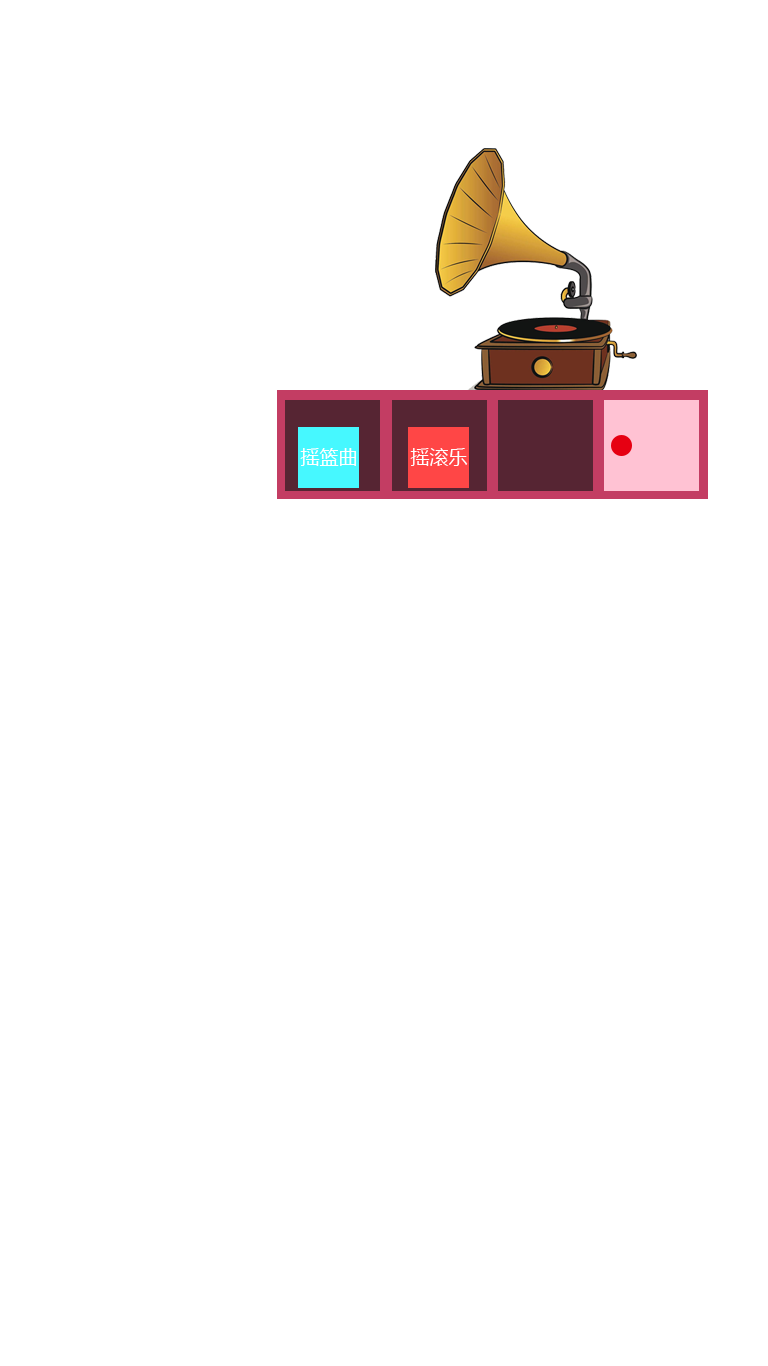
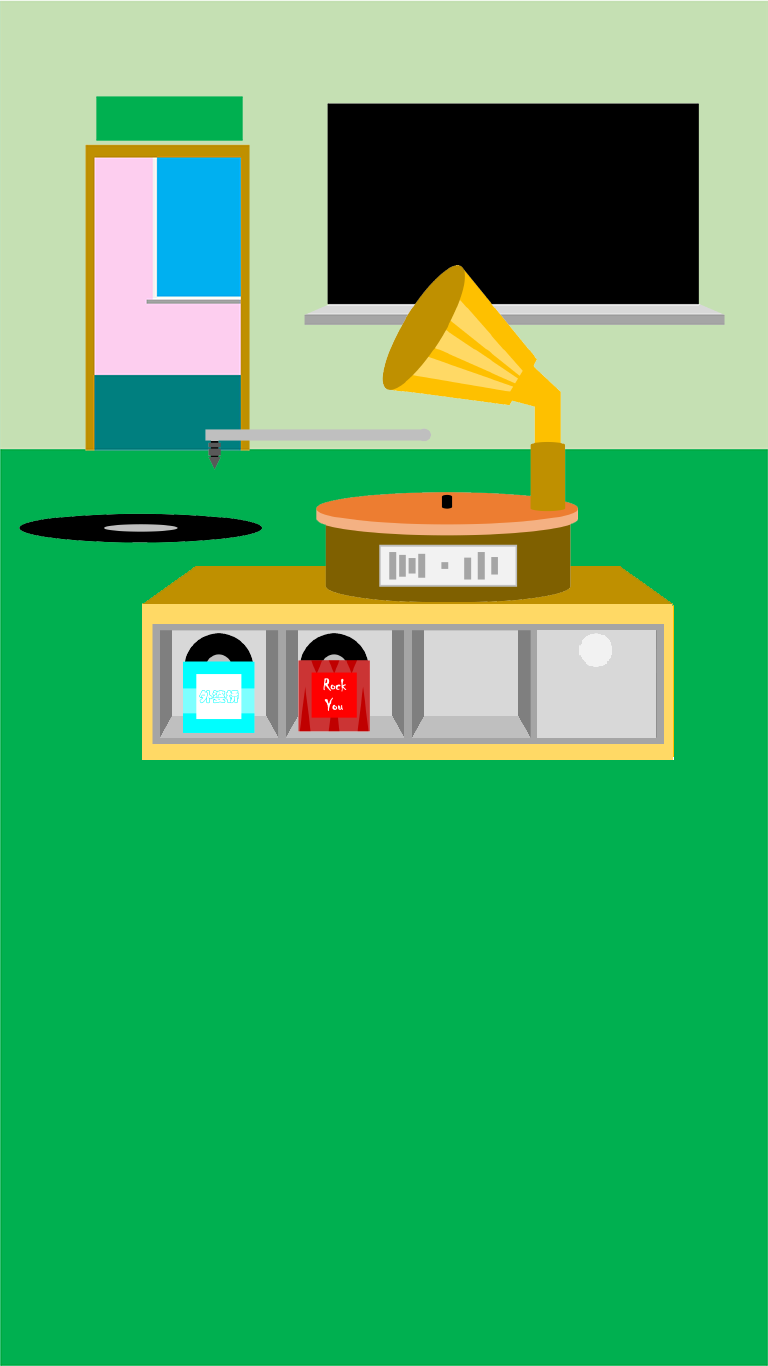
Layers edited between the first and the second w=768, h=1366 image:
added layer "disk1" above "disk2" over [183, 633, 255, 733]
added layer "disk2" above "musicdisk" over [298, 633, 370, 732]
added layer "musicdisk" above "musicline" over [19, 513, 263, 543]
renamed "摇篮曲" to "musicline", moved it above "music", painted on it over [205, 427, 432, 488]
moved "music" above "boxdoor", painted on it over [316, 148, 637, 602]
painted on "boxdoor" over [537, 400, 699, 738]
removed layer "摇滚乐" over [408, 427, 469, 488]
painted on "box" over [142, 390, 708, 760]
showed "图层 14" over [0, 0, 768, 1366]
